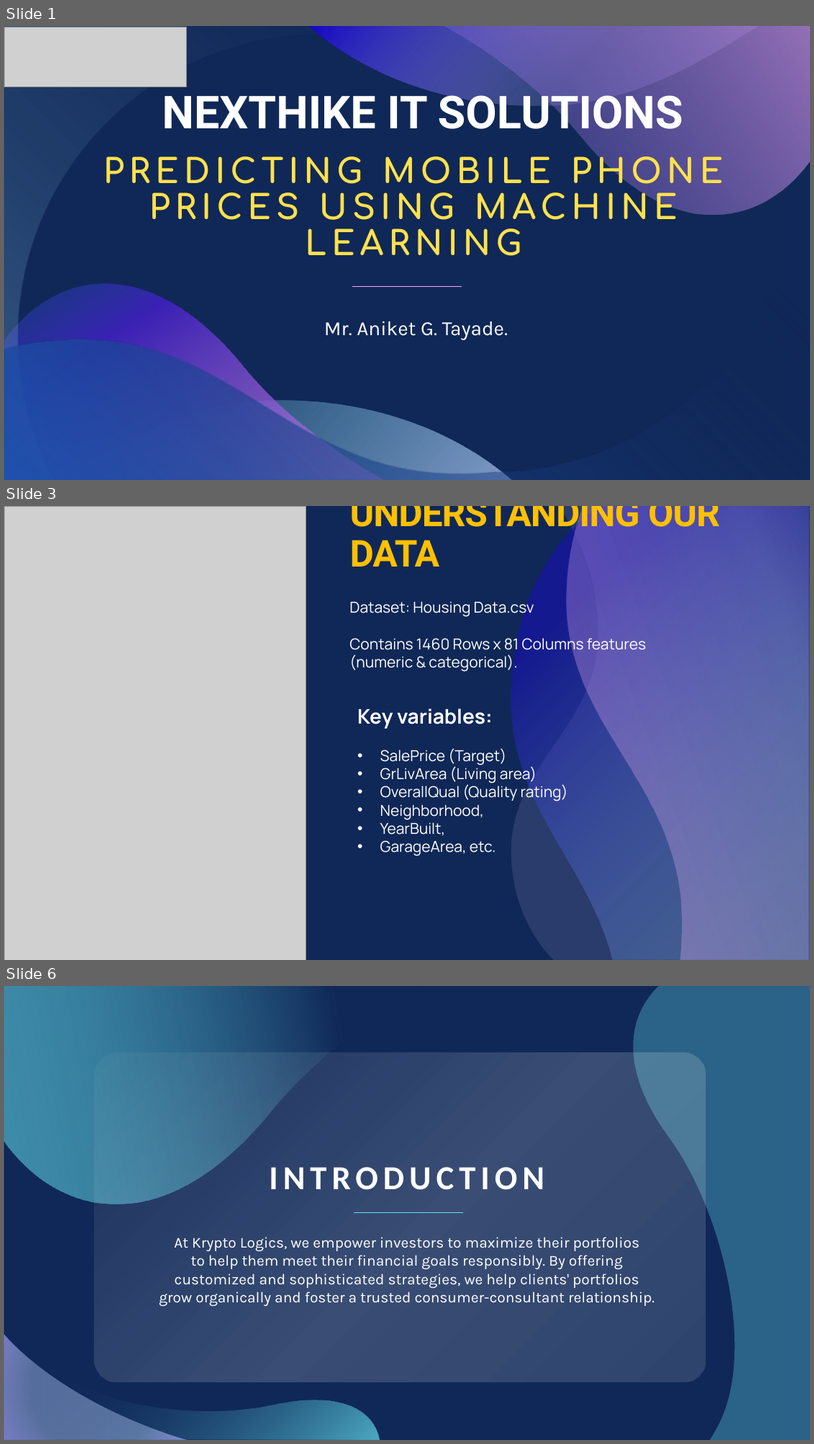
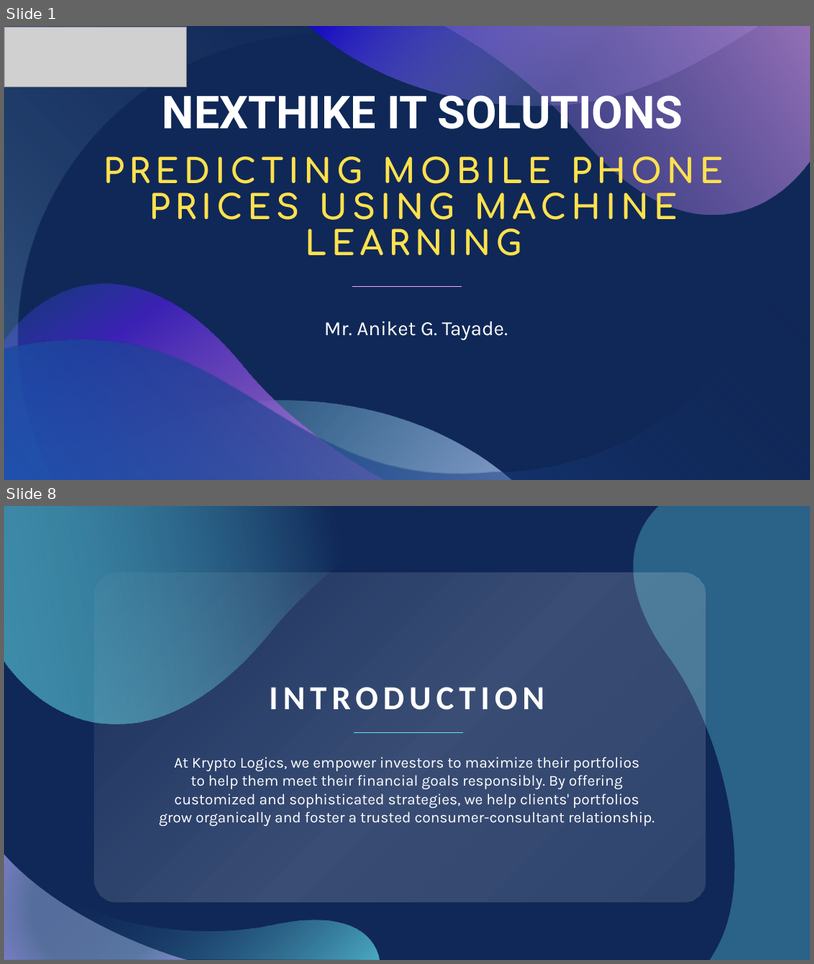
Before and after one commit to tayade-aniket/mobile-price-prediction-NHIS, a slide deck: ppt.pptx. Shown one above the other, each under a label of ours: slides 1, 3 and 6 before the commit, slides 1 and 8 after it; the slides between them are not shown. The pictures are 814x1444 and 814x964 pixels, drawn with LibreOffice and Linux fonts; fonts in the diff are those of the drawing; grey boxes stand for pictures. Boxes give left, top, right and bottom in pixels: in the first picture for what was removed or moved away, otherwise in the second. Text is boxed around its words. In the diff, an @@ line names an element or a change of style, - is before the commit and + after.

```diff
--- a/ppt.pptx
+++ b/ppt.pptx
@@ slide 3 removed at (4,506,810,960), background #102857 @@
@@ picture removed at (4,506,306,960) @@
@@ title removed at (350,506,720,566) @@
-UNDERSTANDING OUR DATA
@@ freeform shape removed at (512,506,810,960) @@
@@ freeform shape removed at (512,506,809,960) @@
@@ freeform shape removed at (566,506,810,960) @@
@@ text removed at (350,598,646,672) @@
-Dataset: Housing Data.csv
-Contains 1460 Rows x 81 Columns features (numeric & categorical).
@@ text removed at (358,708,568,856) @@
-Key variables:
-• SalePrice (Target)
-• GrLivArea (Living area)
-• OverallQual (Quality rating)
-• Neighborhood,
-• YearBuilt,
-• GarageArea, etc.
@@ what was slide 6 is now slide 8 @@
```
Also in this commit, not shown: 2 slides changed, 4 slides added, 1 other slide removed.
